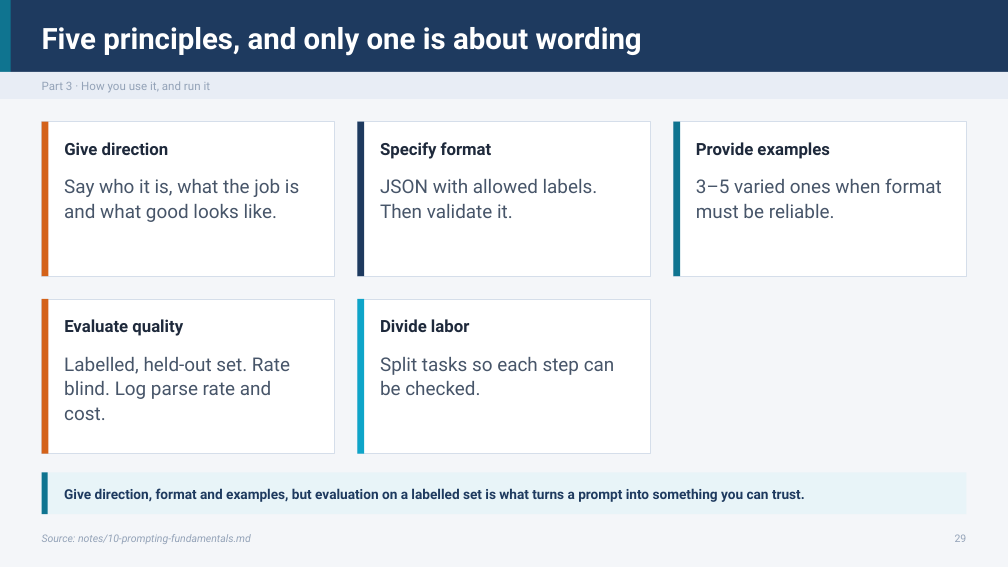
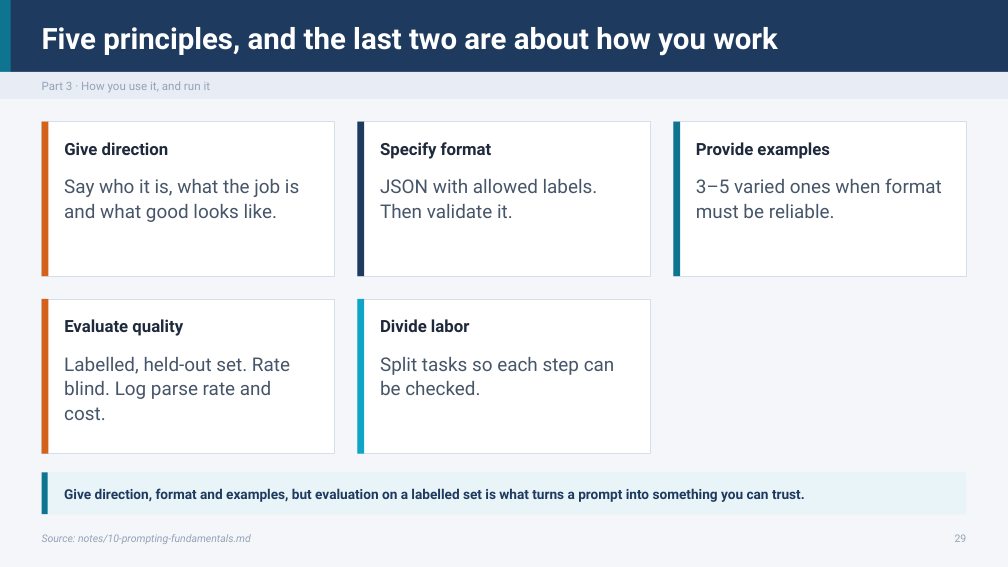
Before and after one commit to ramseywise/learn-ai-engineering, a slide deck: slide 29 of generative-ai/01-llm-fundamentals/slides/llm-fundamentals.pptx. Drawn at 1008x567 pixels with LibreOffice and Linux fonts; fonts in the diff are those of the drawing. Boxes give left, top, right and bottom in pixels: in the first picture for what was removed or moved away, otherwise in the second. Text is boxed around its words. In the diff, an @@ line names an element or a change of style, - is before the commit and + after.

```diff
--- a/generative-ai/01-llm-fundamentals/slides/llm-fundamentals.pptx
+++ b/generative-ai/01-llm-fundamentals/slides/llm-fundamentals.pptx
@@ text at (42, 27, 778, 56): text changed @@
-Five principles, and only one is about wording
+Five principles, and the last two are about how you work
```
Also in this commit, not shown: 5 other slides changed, 53 other files.
